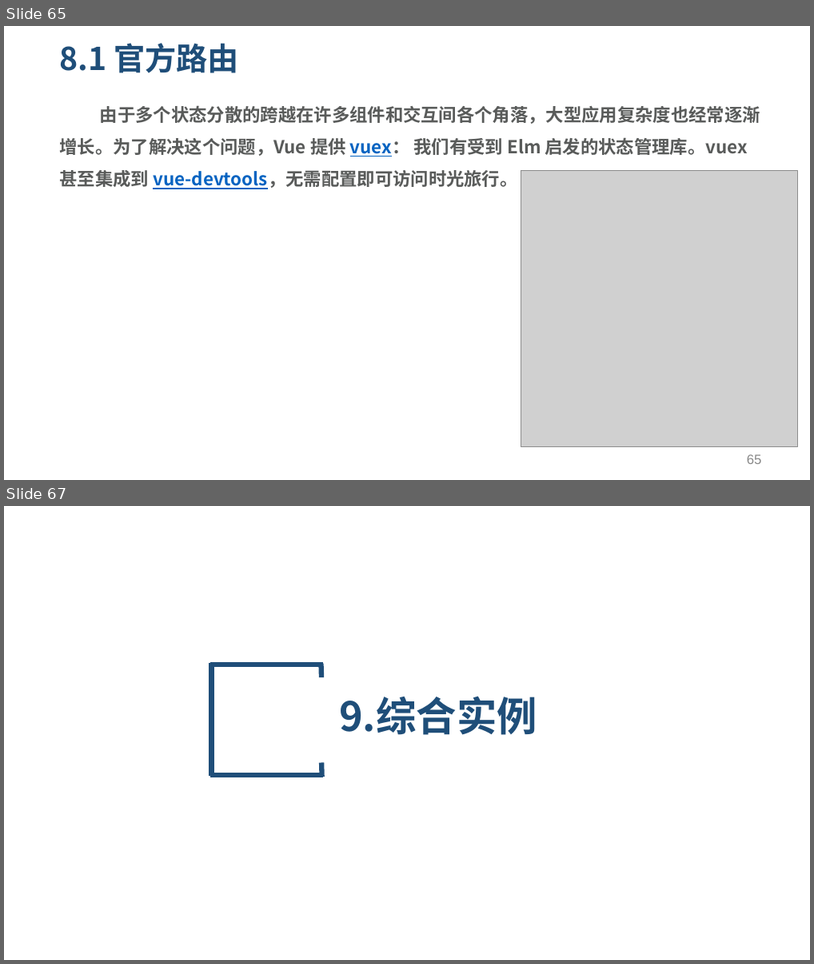
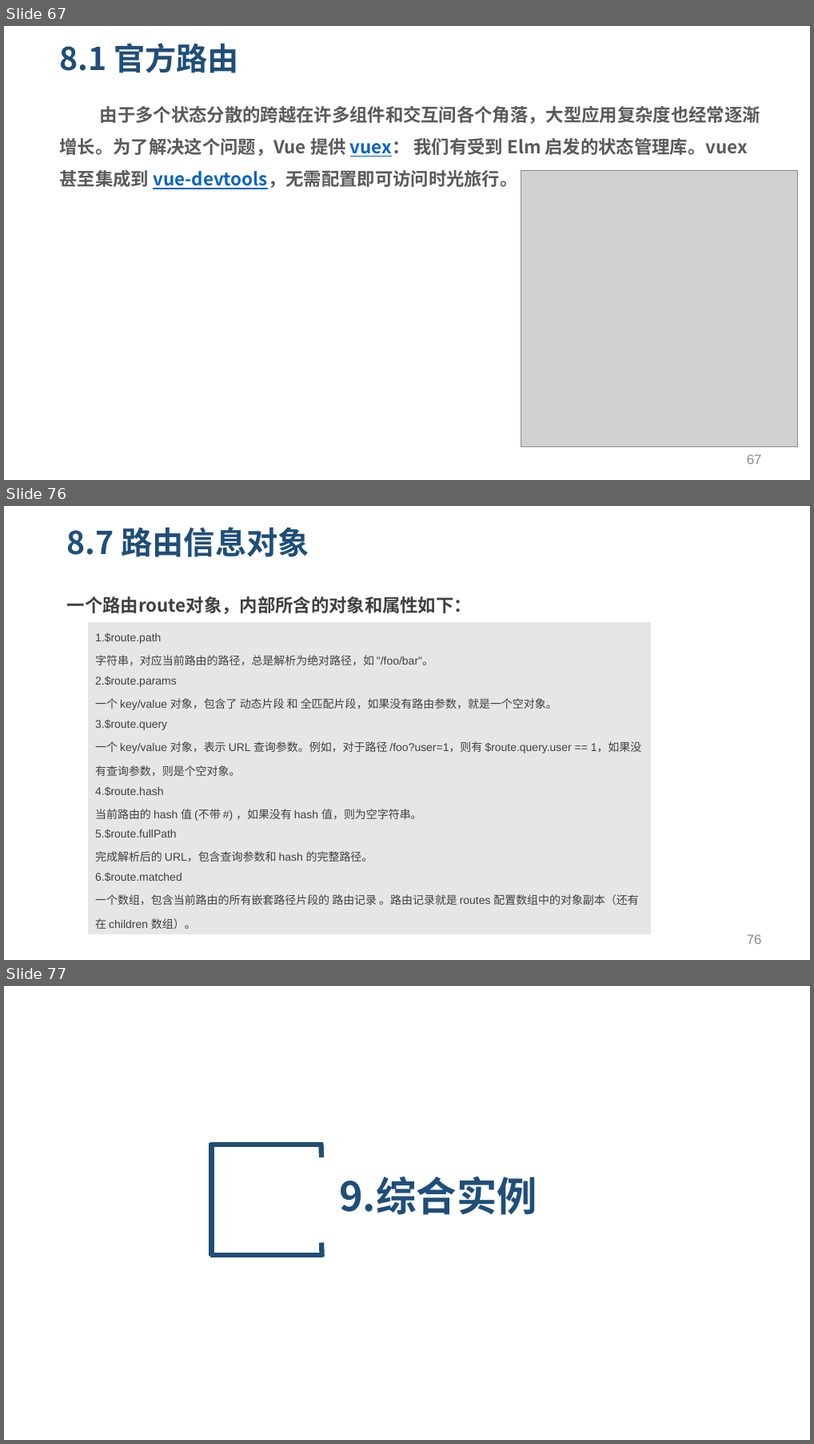
Before and after one commit to yxl2628/vuejs, a slide deck: 03 vue高级特性.pptx. Shown one above the other, each under a label of ours: slides 65 and 67 before the commit, slides 67, 76 and 77 after it; the slides between them are not shown. The pictures are 814x964 and 814x1444 pixels, drawn with LibreOffice and Linux fonts; fonts in the diff are those of the drawing; grey boxes stand for pictures. Boxes give left, top, right and bottom in pixels: in the first picture for what was removed or moved away, otherwise in the second. Text is boxed around its words. In the diff, an @@ line names an element or a change of style, - is before the commit and + after.

Commit message:
增加了单文件组件和路由的详细说明

```diff
--- a/03 vue高级特性.pptx
+++ b/03 vue高级特性.pptx
@@ slide 76 added at (4, 506, 810, 960), background #FFFFFF @@
@@ title added at (67, 527, 310, 557), 28 pt, text #1F4E79, bold @@
+8.7 路由信息对象
@@ text added at (67, 596, 472, 614), 16 pt, text #404040, bold @@
+一个路由route对象，内部所含的对象和属性如下：
@@ table added at (87, 621, 651, 932), 1 rows, 1 columns @@
+1.$route.path / 字符串，对应当前路由的路径，总是解析为绝对路径，如 "/foo/bar"。 / 2.$route.params / 一个 key/value 对象，包含了 动态片段 和 全匹配片段，如果没有路由参数，就是一个空对象。 / 3.$route.query / 一个 key/value 对象，表示 URL 查询参数。例如，对于路径 /foo?user=1，则有 $route.query.user == 1，如果没有查询参数，则是个空对象。 / 4.$route.hash / 当前路由的 hash 值 (不带 #) ，如果没有 hash 值，则为空字符串。 / 5.$route.fullPath / 完成解析后的 URL，包含查询参数和 hash 的完整路径。 / 6.$route.matched / 一个数组，包含当前路由的所有嵌套路径片段的 路由记录 。路由记录就是 routes 配置数组中的对象副本（还有在 children 数组）。
@@ page number added at (747, 934, 762, 944), 12 pt, text #898989 @@
+76
@@ what was slide 65 is now slide 67 @@
@@ page number at (747, 454, 762, 464): text changed @@
-65
+67
@@ what was slide 67 is now slide 77 @@
```
Also in this commit, not shown: 1 slide changed, 10 other slides added, 1 slide removed, 1 other file.
